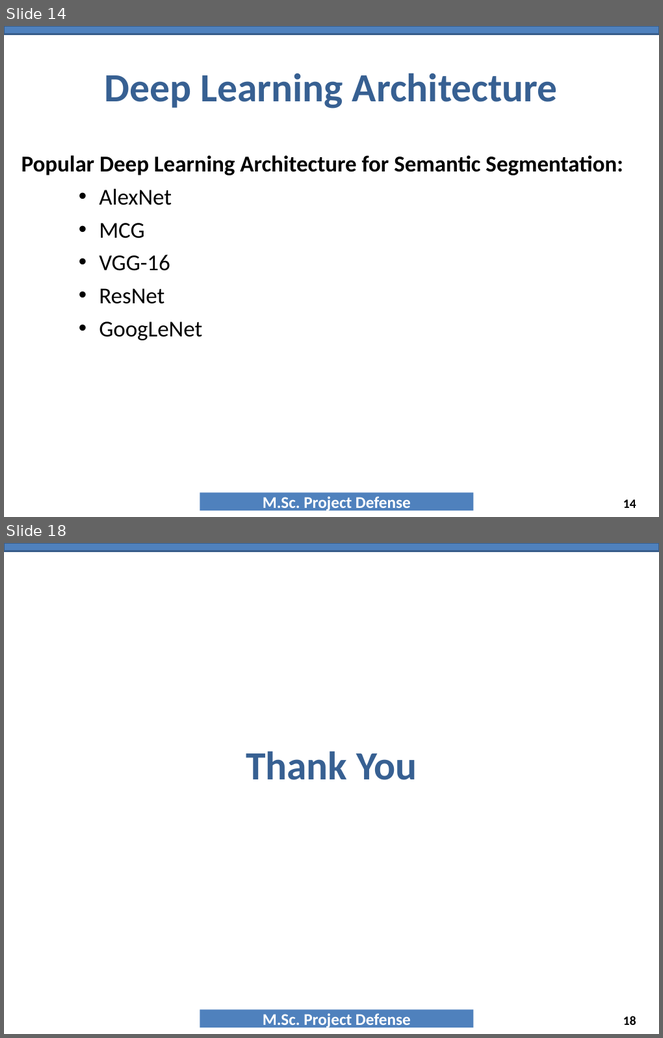
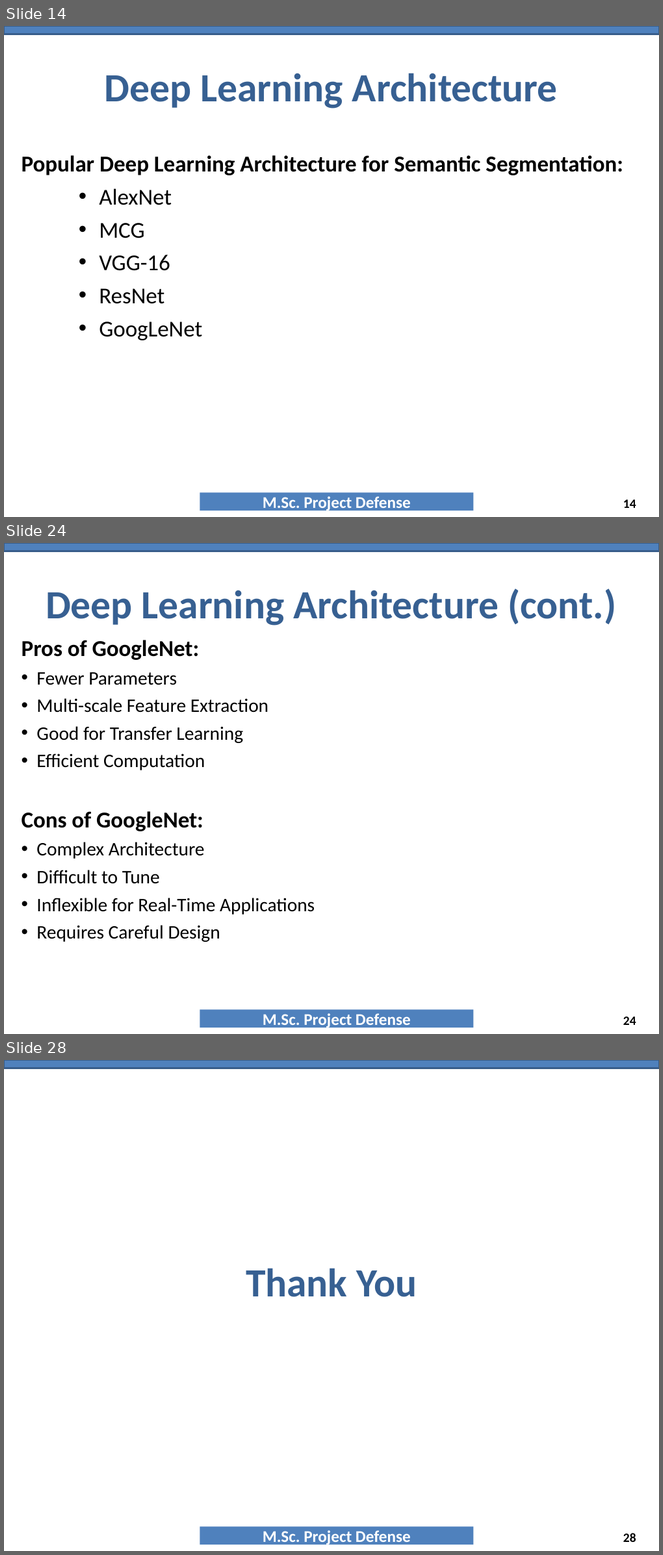
Before and after one commit to NAYANCSE27/msc-project, a slide deck: 9_PresentationTemplate_MscProject_CSE-057443.ppt. Shown one above the other, each under a label of ours: slides 14 and 18 before the commit, slides 14, 24 and 28 after it; the slides between them are not shown. The pictures are 663x1038 and 663x1555 pixels, drawn with LibreOffice and Linux fonts; fonts in the diff are those of the drawing; background and template pictures are left out. Boxes give left, top, right and bottom in pixels: in the first picture for what was removed or moved away, otherwise in the second. Text is boxed around its words. In the diff, an @@ line names an element or a change of style, - is before the commit and + after.

```diff
--- a/9_PresentationTemplate_MscProject_CSE-057443.ppt
+++ b/9_PresentationTemplate_MscProject_CSE-057443.ppt
@@ slide 24 added at (x1=4, y1=543, x2=659, y2=1034), background #FFFFFF; not listed: 2 template elements that a slide beside it also shows @@
@@ title added at (x1=46, y1=589, x2=616, y2=626), 44 pt, text #376092, bold @@
+Deep Learning Architecture (cont.)
@@ text added at (x1=22, y1=640, x2=315, y2=942), 21 pt, text #000000 @@
+Pros of GoogleNet:
+• Fewer Parameters
+• Multi-scale Feature Extraction
+• Good for Transfer Learning
+• Efficient Computation
+Cons of GoogleNet:
+• Complex Architecture
+• Difficult to Tune
+• Inflexible for Real-Time Applications
+• Requires Careful Design
@@ page number added at (x1=623, y1=1017, x2=636, y2=1025), 14 pt, text #000000, bold @@
+24
@@ what was slide 18 is now slide 28 @@
@@ page number at (x1=623, y1=1533, x2=636, y2=1542): text changed @@
-18
+28
```
Also in this commit, not shown: 2 slides changed, 11 other slides added, 2 slides removed, 2 other files.
